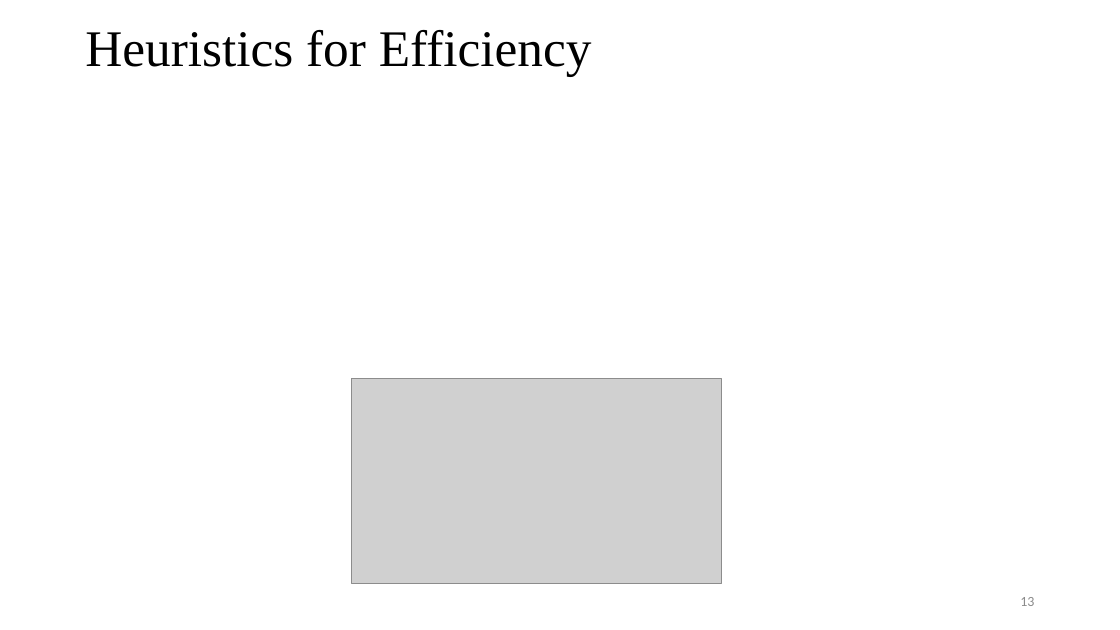
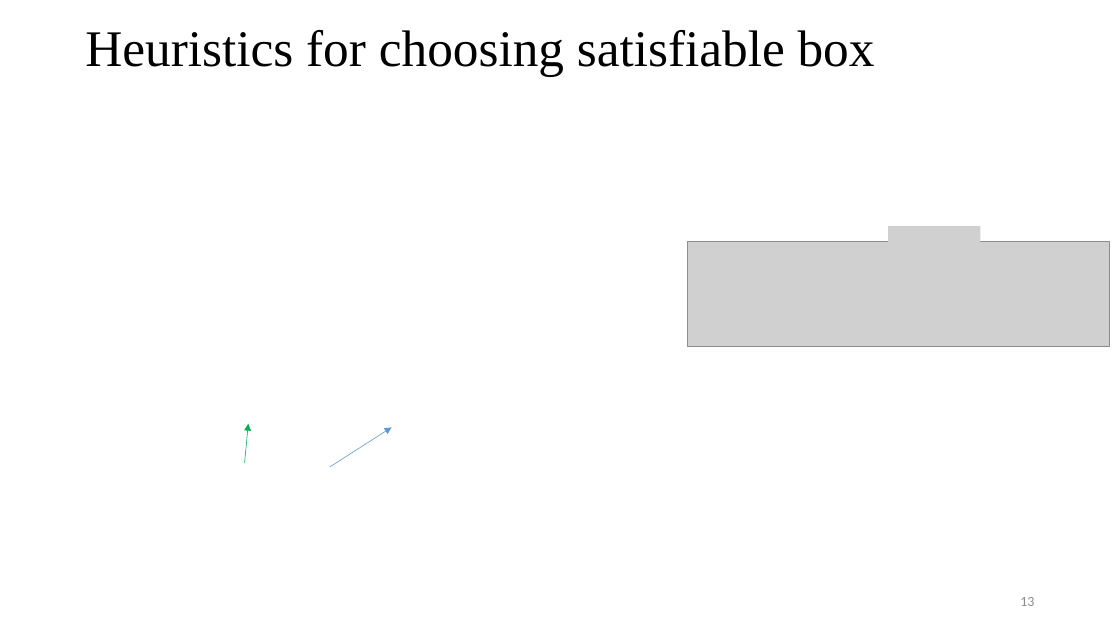
Before and after one commit to tungvx/raSAT, a slide deck: slide 13 of report/thesis/presentation.pptx. Drawn at 1120x630 pixels with LibreOffice and Linux fonts; fonts in the diff are those of the drawing; grey boxes stand for pictures. Boxes give left, top, right and bottom in pixels: in the first picture for what was removed or moved away, otherwise in the second. Text is boxed around its words. In the diff, an @@ line names an element or a change of style, - is before the commit and + after.

```diff
--- a/report/thesis/presentation.pptx
+++ b/report/thesis/presentation.pptx
@@ title at (85,30,875,76): text changed @@
-Heuristics for Efficiency
+Heuristics for choosing satisfiable box
@@ picture added at (888,226,981,268) @@
@@ picture added at (687,242,1110,347) @@
@@ picture removed at (352,379,722,584) @@
@@ arrow added from (245, 463) to (249, 423), #00B050 0.5 pt @@
@@ arrow added from (330, 467) to (392, 428), #5B9BD5 0.5 pt @@
```
Also in this commit, not shown: 10 other slides changed, 2 slides added, 1 other file.
